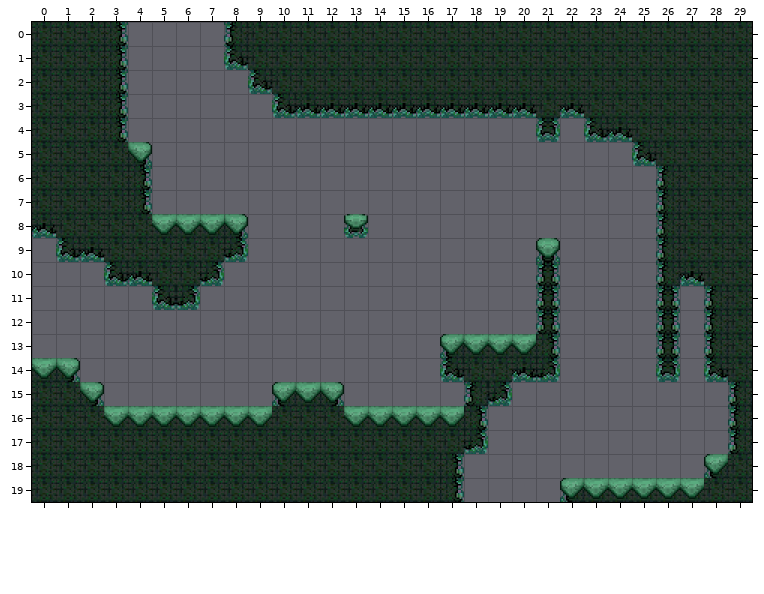
One commit to this Tiled map: captain_brinetooth/Assets/maps/level_rooms0/NSWtile6.tmx. The picture above was drawn from the file before the commit.
Cells are 64x64 px. Shown: x 0..29, y 0..19.
Now the later version:
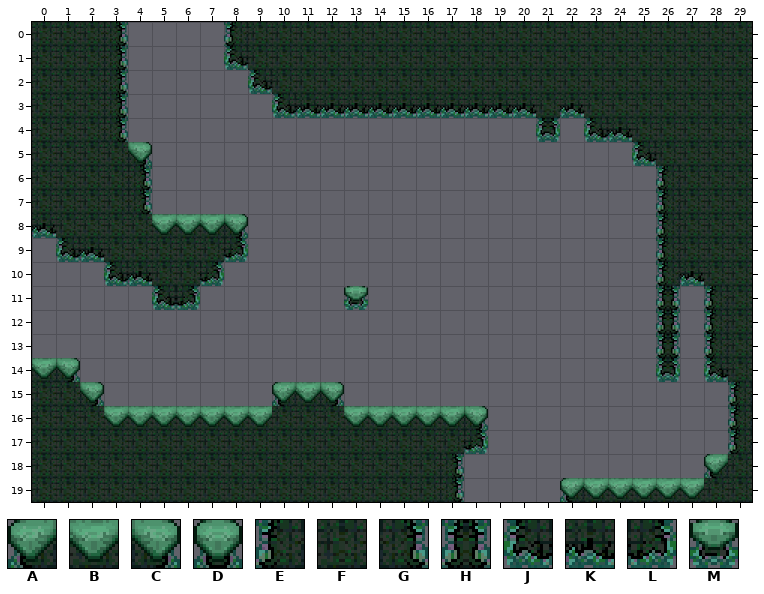
Key: from "level0": A 0, B 1, C 2, D 3, E 4, F 5, G 6, H 7, J 8, K 9, L 10, M 15.
_ is an empty cell.
Tiles replaced or removed in this view: A, B, D, E, F, G, H, J, K, L, M.
Changes in this commit:
Changed rows in their new state; . is an unchanged cell.
Layer "tiles":
first column x 13:
 8 _........
 9 ........_
10 ........_
11 M......._
12 ........_
13 ...._____
14 ...._____
15 .....__..
16 .....C...
Pixel boxes of the changes (left, top, right, bottom) in both pictures:
removed: (344, 214, 368, 238)
changed: (440, 238, 560, 430)
added: (344, 286, 368, 310)
